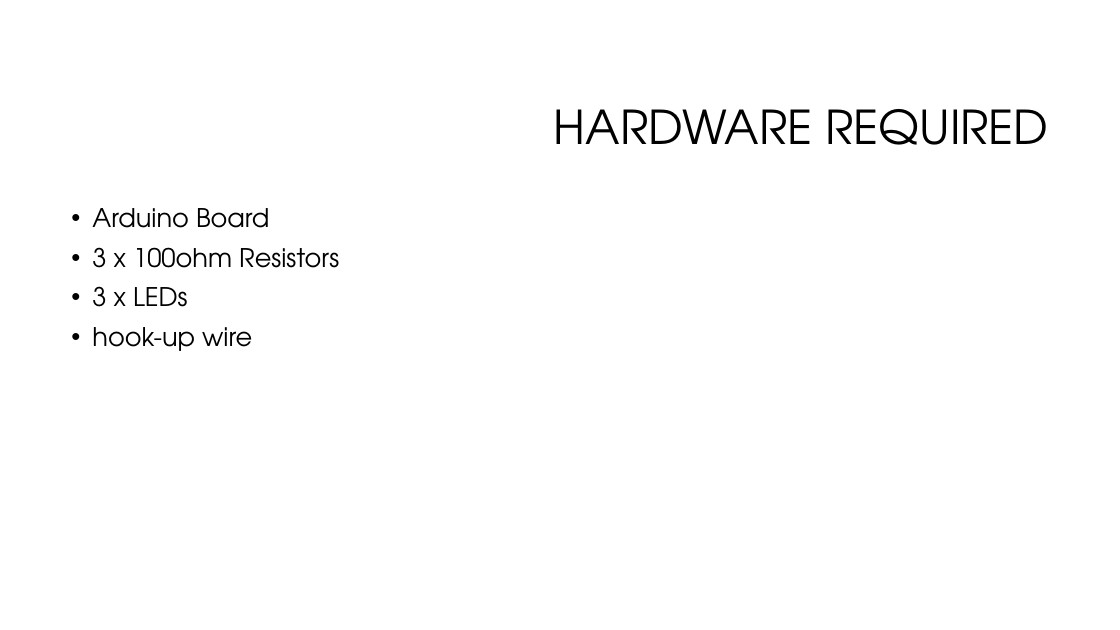
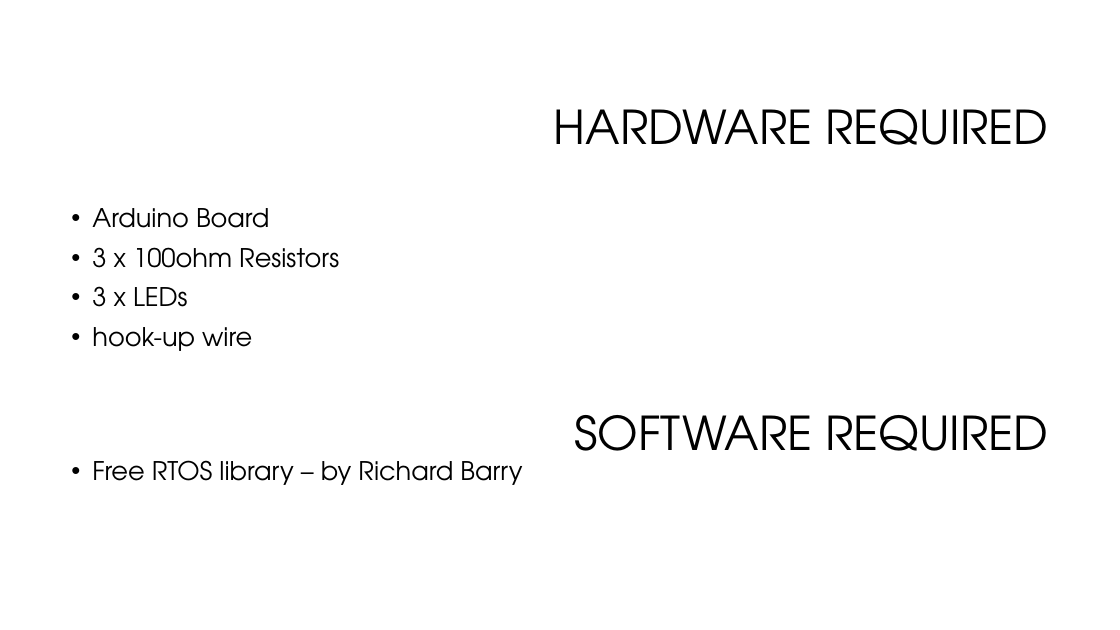
Before and after one commit to softwaresunleashed/arduino, a slide deck: slide 3 of udemy/01_ArdiunoMeetsFreeRTOS/01_ArdiunoMeetsFreeRTOS.pptx. Drawn at 1120x630 pixels with LibreOffice and Linux fonts; fonts in the diff are those of the drawing; background and template pictures are left out. Boxes give left, top, right and bottom in pixels: in the first picture for what was removed or moved away, otherwise in the second. Text is boxed around its words. In the diff, an @@ line names an element or a change of style, - is before the commit and + after.

```diff
--- a/udemy/01_ArdiunoMeetsFreeRTOS/01_ArdiunoMeetsFreeRTOS.pptx
+++ b/udemy/01_ArdiunoMeetsFreeRTOS/01_ArdiunoMeetsFreeRTOS.pptx
@@ text added at box(575, 415, 1048, 451), 40 pt, text #000000 @@
+SOFTWARE REQUIRED
@@ text added at box(92, 460, 522, 485), 22 pt, text #000000 @@
+• Free RTOS library – by Richard Barry
```
Also in this commit, not shown: 3 other files.
